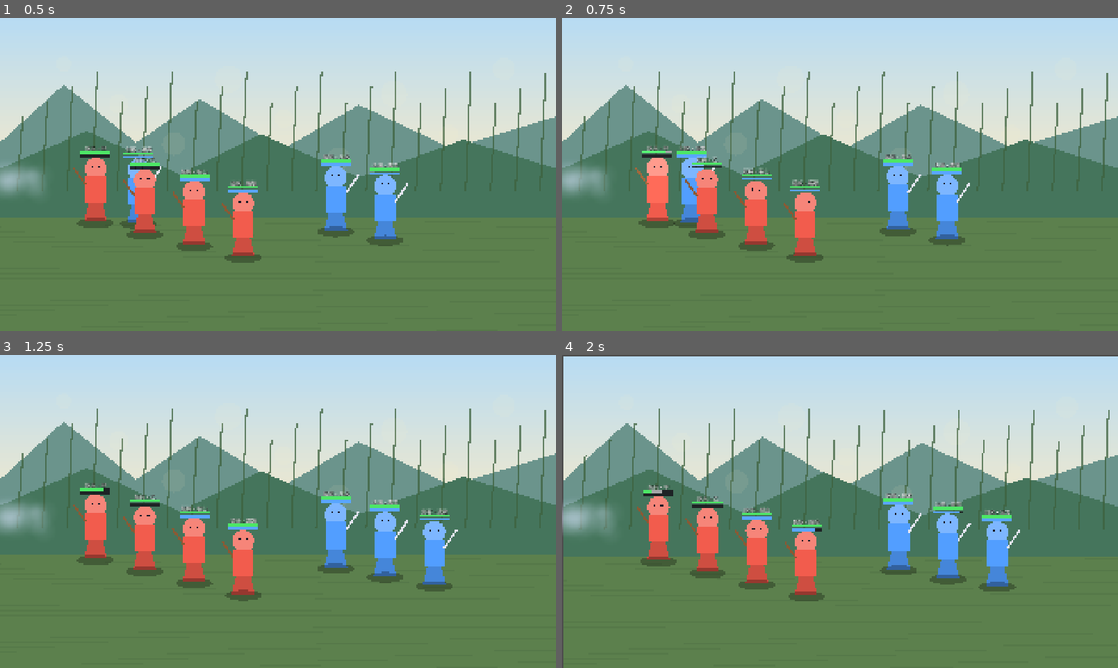
Above: before the commit, frames 1-4 (two rows, left to right).
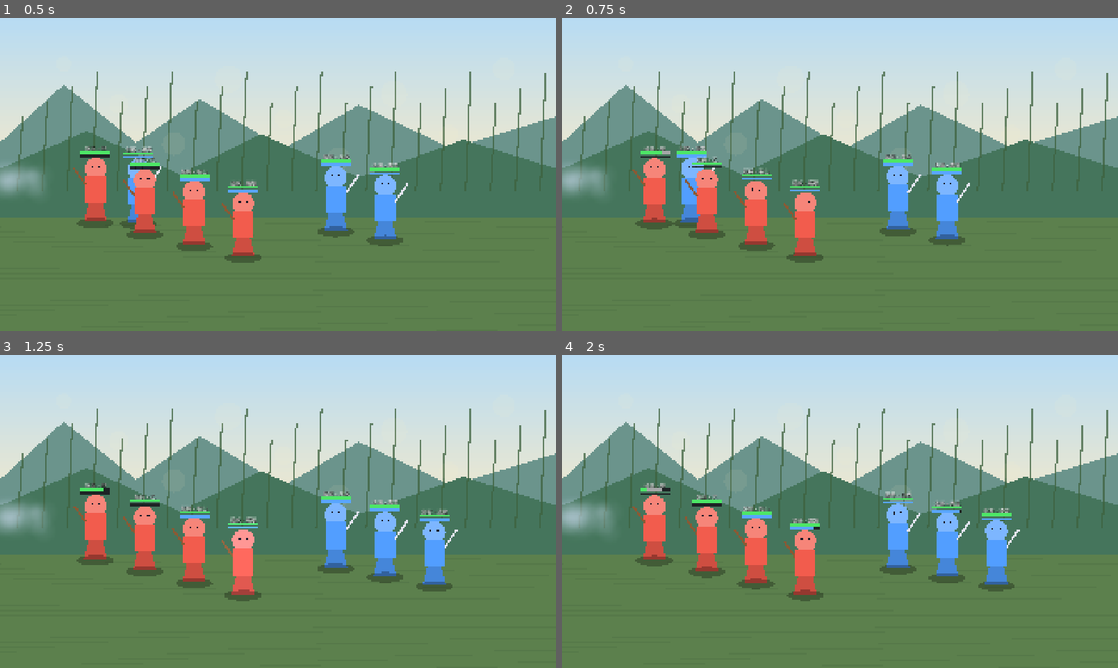
Above: after the commit, the same moments.

Repository: kongshan001/modelfw_demo
Game: Godot game, scene res://scenes/battle_scene.tscn
Two runs of this game, one before a commit and one after it. Both use one fixed random seed, a clock stepped at 60 frames per second and the inputs below.
Inputs (mouse positions are in pixels of both pictures, inside the frame that each line leads up to):
- Up to frame 1 (0.5 s): no input
- Up to frame 2 (0.75 s): move the mouse to (701, 180) at 0.52 s; click (701, 180) at 0.67 s
- Up to frame 3 (1.25 s): no input
- Up to frame 4 (2 s): move the mouse to (945, 533) at 1.27 s; click (945, 533) at 1.42 s

Frame 1 is identical in both runs. In frame 2, 0.6% of the frame differs, in the area x 12-21%, y 40-68%; in frame 3, 0.5%; in frame 4, 4.9%, in the area x 0-100%, y 0-100%.

Commit message:
fix(presentation): 状态/MP 事件目标 + 跳过契约
Co-Authored-By: Claude <noreply@anthropic.com>

Diff:
--- a/godot-battle/battle/battle_sequencer.gd
+++ b/godot-battle/battle/battle_sequencer.gd
@@ -8,6 +8,7 @@
 var _queue: Array[BattleCommand] = []
 var _playing := false
 var _skip := false
+var _generation := 0
 var _step_mode := false
 var _step_requested := false
 var _step_signal: Signal
@@ -26,30 +27,44 @@
 	if _playing:
 		return
 	_playing = true
+	var generation := _generation
 	while not _queue.is_empty():
 		if _step_mode:
 			while not _step_requested and not _skip:
 				await get_tree().process_frame
 			_step_requested = false
+		if generation != _generation:
+			break
 		var cmd: BattleCommand = _queue.pop_front()
 		if _skip:
 			cmd.skip(ctx)
 			continue
 		await cmd.play(ctx)
+		if generation != _generation:
+			break
+	if generation != _generation:
+		if ctx != null and ctx.session != null:
+			ctx.apply_snapshot(ctx.session.engine.state)
+		if ctx != null:
+			for view in ctx.unit_views.values():
+				view.stop_animations()
+		_skip = false
+		playback_speed = 1.0
 	_playing = false
 	idle.emit()
 
 func skip_all() -> void:
+	if not _playing:
+		if ctx != null and ctx.session != null:
+			ctx.apply_snapshot(ctx.session.engine.state)
+		if ctx != null:
+			for view in ctx.unit_views.values():
+				view.stop_animations()
+		return
+	_generation += 1
+	_queue.clear()
 	_skip = true
 	playback_speed = 1000.0
-	_queue.clear()
-	if ctx != null and ctx.session != null:
-		ctx.apply_snapshot(ctx.session.engine.state)
-	await get_tree().create_timer(0.06, true, false, true).timeout
-	playback_speed = 1.0
-	_skip = false
-	_playing = false
-	idle.emit()
 
 func is_skipping() -> bool:
 	return _skip
--- a/godot-battle/battle/battle_session.gd
+++ b/godot-battle/battle/battle_session.gd
@@ -12,12 +12,14 @@
 var auto_mode := false
 var seed_value := 20261024
 var _script_state: EncounterScript
+var _result_shown := false
 
 func start(p_seed: int = 20261024) -> void:
 	seed_value = p_seed
 	content = ContentDB.load_all()
 	encounter = content.get_encounter(&"enc_bamboo_01")
 	engine = BattleEngine.new(encounter, content, seed_value)
+	_result_shown = false
 	_script_state = encounter.script_data
 	if _script_state != null:
 		_script_state.reset()
@@ -56,8 +58,8 @@
 		for command in director.build(events):
 			sequencer.enqueue(command)
 		await sequencer.play_all()
-		if context.hud != null:
-			context.hud.refresh_all(engine.state)
+		context.apply_snapshot(engine.state)
+	show_result(engine.state.outcome)
 	battle_finished.emit(engine.state.outcome)
 
 func auto_play() -> void:
@@ -87,6 +89,9 @@
 
 
 func show_result(outcome: int) -> void:
+	if _result_shown:
+		return
+	_result_shown = true
 	var label := Label.new()
 	label.text = "胜利！" if outcome == BattleTypes.Outcome.VICTORY else ("逃跑成功" if outcome == BattleTypes.Outcome.ESCAPED else "战败…")
 	label.add_theme_font_override("font", FontUtil.cjk_font())
--- a/godot-battle/battle/commands/simple_event_command.gd
+++ b/godot-battle/battle/commands/simple_event_command.gd
@@ -21,7 +21,17 @@
 				var target_view: UnitView = ctx.unit_view(event.target_ids[0])
 				if target_view != null:
 					await target_view.die()
-		&"status_apply", &"status_refresh", &"status_expire", &"mp_change", &"item_used", &"defend", &"flee_attempt", &"flee_result", &"action_skipped":
+		&"status_apply", &"status_refresh", &"status_expire":
+			var status_view := _affected_view(ctx)
+			if status_view != null and status_view.unit_state != null:
+				status_view.set_statuses(status_view.unit_state.statuses)
+			await ctx.wait(0.08)
+		&"mp_change":
+			var mp_view := _affected_view(ctx)
+			if mp_view != null:
+				mp_view.set_mp(int(event.data.get("mp_after", 0)), true)
+			await ctx.wait(0.08)
+		&"item_used", &"defend", &"flee_attempt", &"flee_result", &"action_skipped":
 			var source_view: UnitView = ctx.unit_view(event.source_id)
 			if source_view != null and source_view.unit_state != null:
 				source_view.set_statuses(source_view.unit_state.statuses)
@@ -58,13 +68,18 @@
 		return
 	target.set_hp(int(event.data.get("hp_after", target.unit_state.hp)), true)
 	await target.hurt()
-	ctx.camera.shake(5.0, 0.12)
-	if String(event.data.get("source_type", "")) == "status_tick":
+	if event.type == &"status_tick":
 		ctx.camera.shake(2.0, 0.08)
+	else:
+		ctx.camera.shake(5.0, 0.12)
 	await ctx.wait(0.08)
 	var source: UnitView = ctx.unit_view(event.source_id)
-	if source != null and String(event.data.get("kind", "")) != "skill":
+	if source != null and source != target and String(event.data.get("source_type", "")) != "skill":
 		source.reset_pose()
+
+func _affected_view(ctx: BattleContext) -> UnitView:
+	var unit_id: StringName = event.target_ids[0] if not event.target_ids.is_empty() else event.source_id
+	return ctx.unit_view(unit_id)
 
 func _play_heal(ctx: BattleContext) -> void:
 	var target: UnitView = ctx.unit_view(event.target_ids[0]) if not event.target_ids.is_empty() else null
--- a/godot-battle/battle/views/unit_view.gd
+++ b/godot-battle/battle/views/unit_view.gd
@@ -229,14 +229,17 @@
 	await tween.finished
 
 func hurt() -> void:
-	var tween := create_tween()
-	tween.tween_property(self, "modulate", Color(3.0, 3.0, 3.0), 0.04)
-	tween.tween_property(self, "modulate", Color.WHITE, 0.12)
+	stop_animations()
 	var base := position
 	var knock := base + Vector2(14.0 if is_ally else -14.0, 0)
+	var tween := create_tween()
+	tween.tween_property(self, "modulate", Color(3.0, 3.0, 3.0), 0.04)
+	tween.tween_property(self, "modulate", Color.WHITE, 0.08)
 	tween.parallel().tween_property(self, "position", knock, 0.08)
-	tween.parallel().tween_property(self, "position", base, 0.12)
-	await tween.finished
+	tween.tween_property(self, "position", base, 0.12)
+	await tween.finished
+	if unit_state == null or unit_state.is_alive():
+		_start_idle()
 
 func die() -> void:
 	stop_animations()
--- a/godot-battle/tools/screenshot.gd
+++ b/godot-battle/tools/screenshot.gd
@@ -12,4 +12,6 @@
 		var path := "user://screenshots/task1_%d.png" % index
 		image.save_png(path)
 		print("SCREENSHOT: " + ProjectSettings.globalize_path(path))
+	scene.queue_free()
+	await process_frame
 	quit(0)
--- a/godot-battle/tools/smoke_presentation.gd
+++ b/godot-battle/tools/smoke_presentation.gd
@@ -5,7 +5,11 @@
 	root.add_child(scene)
 	await process_frame
 	var session: BattleSession = scene.get_node("BattleSession")
-	session.battle_finished.connect(func(_outcome: int) -> void:
+	session.battle_finished.connect(func(outcome: int) -> void:
+		if outcome == BattleTypes.Outcome.NONE:
+			printerr("PRESENTATION_SMOKE_FAIL: outcome NONE")
+			quit(1)
+			return
 		print("PRESENTATION_SMOKE_OK")
 		quit(0)
 	)
